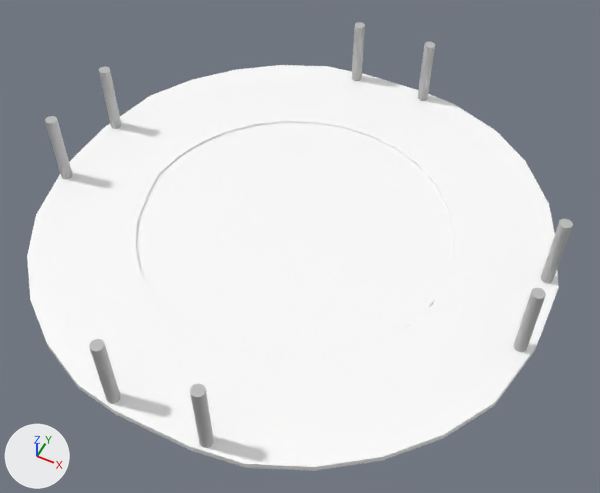
The FBX model Assets/environnement/models/fairyland/fairyland_T_landmark.fbx, before and after one commit.
One viewpoint serves both versions: a 50 mm lens placed at (12.0, -121.3, 43.7), pointed at (-5.1, -87.2, 1.1). Lighting does not change. The marker at lower left points along +X, +Y and +Z. Where no turn or scale is listed for an object, it has been applied to the vertices.
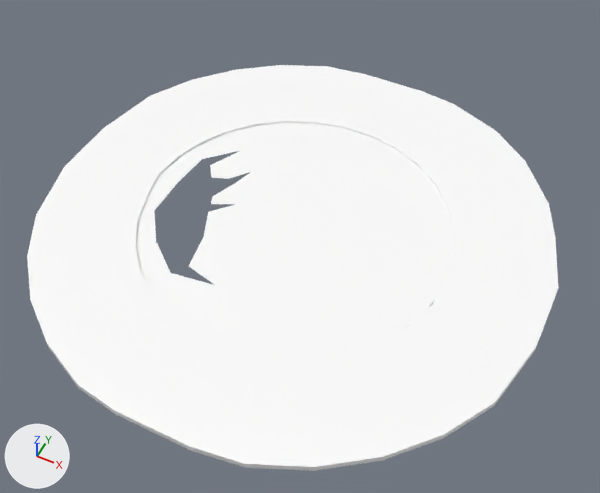
Pixel boxes [x1, y1, x2, y2] of what changed, in the pictures (600 x 493 px):
'pCylinder93', deleted: before [89, 339, 120, 404]
'pCylinder92', deleted: before [190, 384, 214, 448]
'pCylinder90', deleted: before [514, 288, 546, 352]
'pCylinder91', deleted: before [541, 219, 573, 283]
'pCylinder97', deleted: before [45, 116, 73, 179]
'pCylinder96', deleted: before [99, 67, 121, 129]
'pCylinder95', deleted: before [418, 41, 435, 101]
'pCylinder94', deleted: before [352, 22, 365, 81]
part 1 of me_mesh_008, built on: [136, 124, 295, 342] in both

What changed in the scene script:
```text
Change me_mesh_008:
    used by ob_pcylinder88; location = (-6.45, -85.3, 0.68)
    remove me_mesh_008.from_pydata(...)  # 21 vertices, 20 faces; spans x -11.5..11.5, y -11.5..11.5, z 0.0
    add me_mesh_008.from_pydata(...)  # 48 vertices, 30 faces; spans x -11.5..11.5, y -11.5..11.5, z 0.0
    me_mesh_008 part 1
    8 faces are deleted
    27 vertices are added at x -9.8..-2.3, y -7.6..5.3, z 0.0
    18 new faces join them
Remove ob_pcylinder95:
    ob_pcylinder95 = bpy.data.objects.new('pCylinder95', me_mesh)
    ob_pcylinder95.location = (-3.48, -67.89, 3.51)
Remove ob_pcylinder97:
    ob_pcylinder97 = bpy.data.objects.new('pCylinder97', me_mesh_006)
    ob_pcylinder97.location = (-23.88, -88.46, 3.71)
Remove ob_pcylinder93:
    ob_pcylinder93 = bpy.data.objects.new('pCylinder93', me_mesh_005)
    ob_pcylinder93.location = (-9.68, -102.75, 3.76)
Remove ob_pcylinder96:
    ob_pcylinder96 = bpy.data.objects.new('pCylinder96', me_mesh_007)
    ob_pcylinder96.location = (-23.94, -82.04, 3.71)
Remove ob_pcylinder94:
    ob_pcylinder94 = bpy.data.objects.new('pCylinder94', me_mesh_001)
    ob_pcylinder94.location = (-9.41, -67.89, 3.51)
Remove ob_pcylinder92:
    ob_pcylinder92 = bpy.data.objects.new('pCylinder92', me_mesh_004)
    ob_pcylinder92.location = (-3.26, -102.75, 3.76)
Remove ob_pcylinder90:
    ob_pcylinder90 = bpy.data.objects.new('pCylinder90', me_mesh_003)
    ob_pcylinder90.location = (10.85, -88.4, 3.71)
Remove ob_pcylinder91:
    ob_pcylinder91 = bpy.data.objects.new('pCylinder91', me_mesh_002)
    ob_pcylinder91.location = (10.85, -82.24, 3.71)
```
